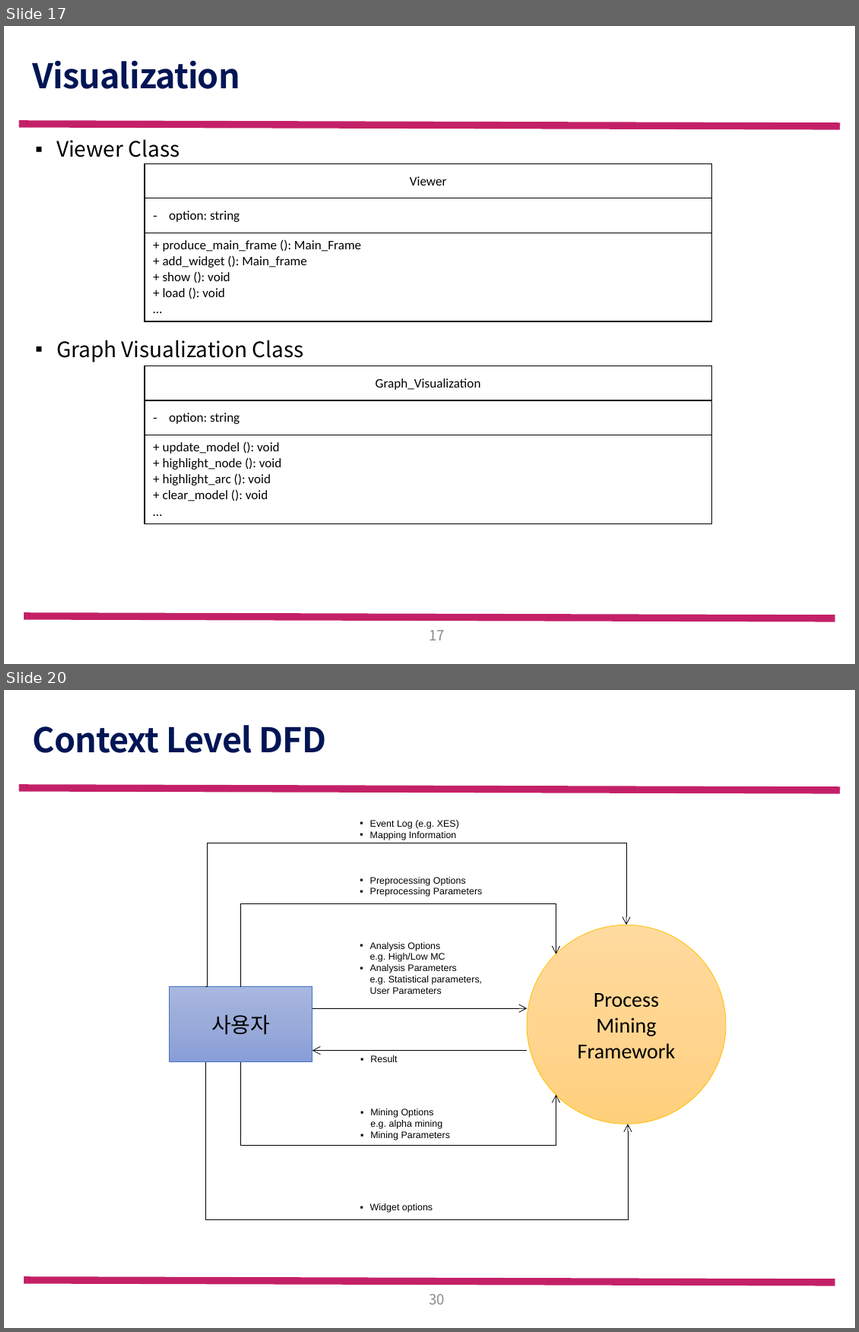
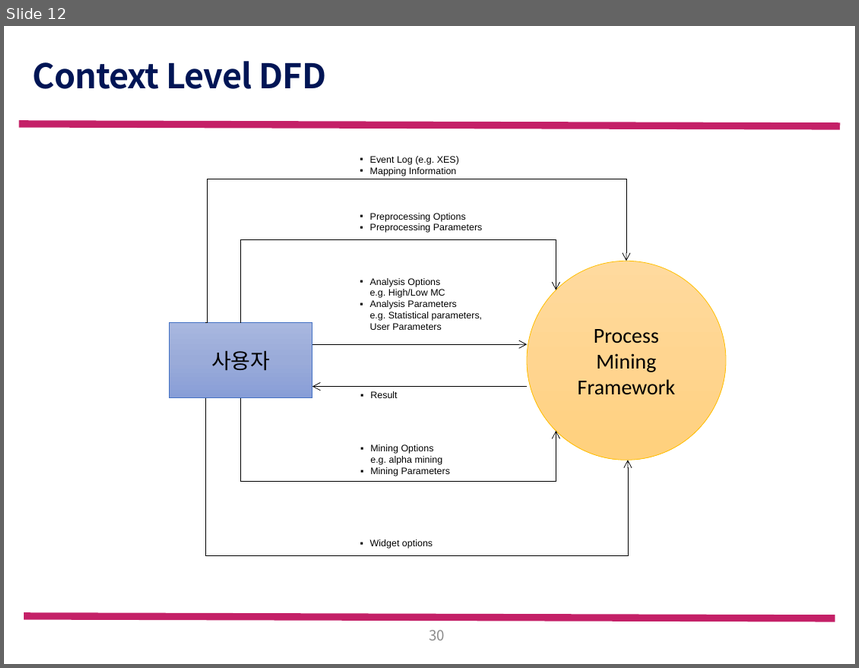
Before and after one commit to amaraletitia/pm19, a slide deck: 설계 자료/FW_system_architecture.pptx. Shown one above the other, each under a label of ours: slides 17 and 20 before the commit, slide 12 after it; the slides between them are not shown. The pictures are 859x1332 and 859x668 pixels, drawn with LibreOffice and Linux fonts; fonts in the diff are those of the drawing; background and template pictures are left out. Boxes give left, top, right and bottom in pixels: in the first picture for what was removed or moved away, otherwise in the second. Text is boxed around its words. In the diff, an @@ line names an element or a change of style, - is before the commit and + after.

```diff
--- a/설계 자료/FW_system_architecture.pptx
+++ b/설계 자료/FW_system_architecture.pptx
@@ slide 17 removed at <box>4,26,855,664</box>, background #FFFFFF; not listed: 2 template elements that a slide beside it also shows @@
@@ title removed at <box>32,60,240,89</box> @@
-Visualization
@@ text removed at <box>56,139,304,363</box> @@
-▪ Viewer Class
-▪ Graph Visualization Class
@@ table removed at <box>145,164,712,319</box>, 3 rows, 1 columns @@
-Viewer
-option: string
-+ produce_main_frame (): Main_Frame / + add_widget (): Main_frame / + show (): void / + load (): void / …
@@ table removed at <box>145,366,712,522</box>, 3 rows, 1 columns @@
-Graph_Visualization
-option: string
-+ update_model (): void / + highlight_node (): void / + highlight_arc (): void / + clear_model (): void / …
@@ page number removed at <box>429,630,445,641</box> @@
-17
@@ what was slide 20 is now slide 12 @@
```
Also in this commit, not shown: 3 slides changed, 6 slides added, 13 other slides removed.
